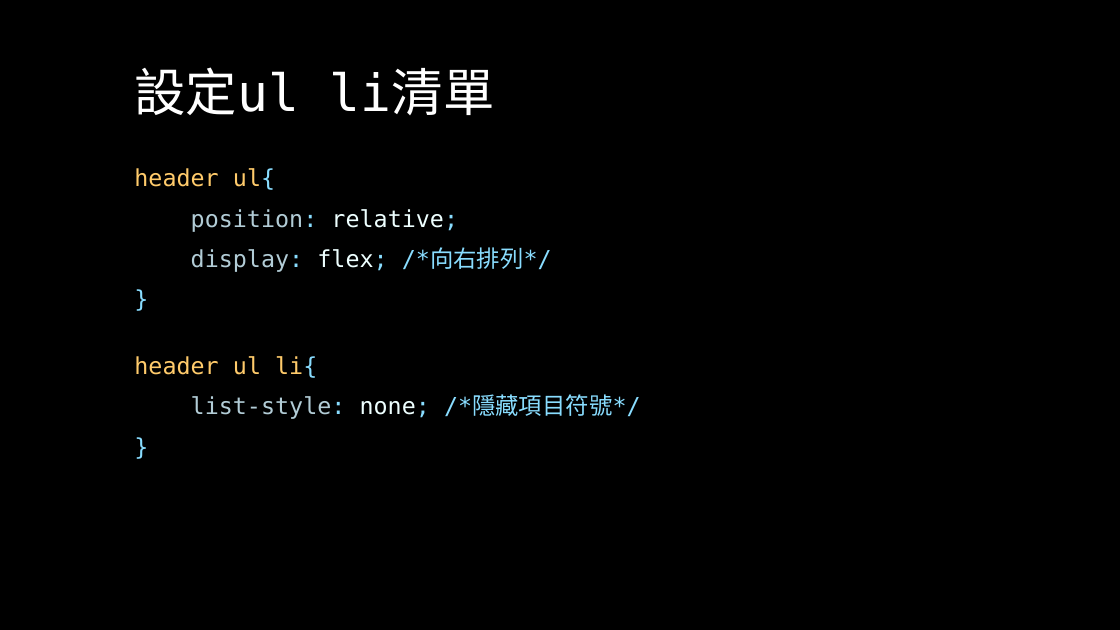
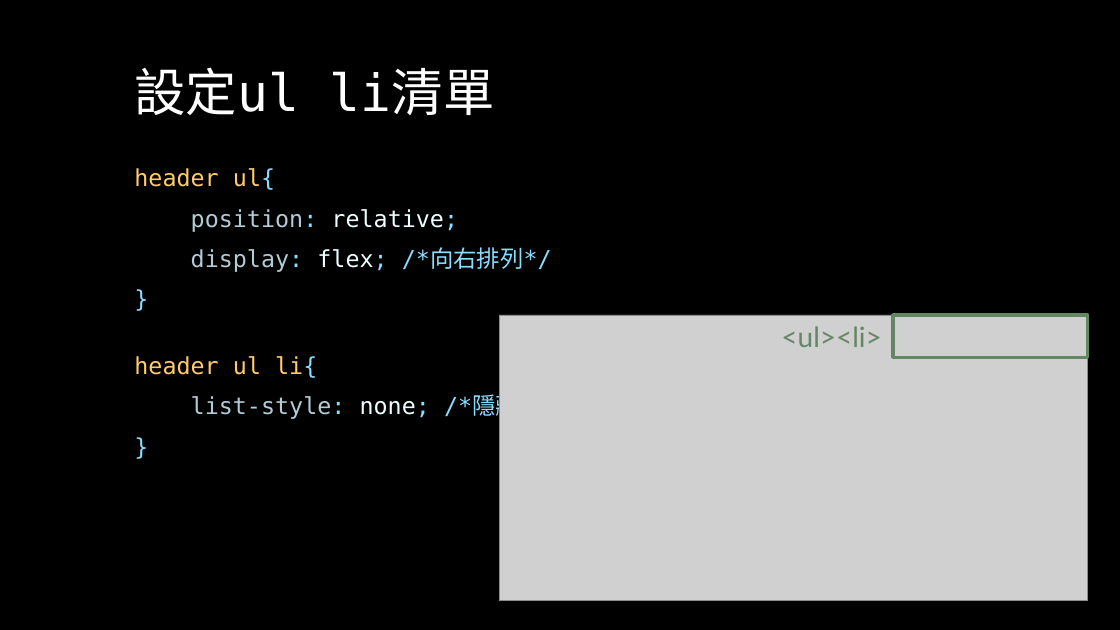
Before and after one commit to Alicexdcw/FrontEndTutorial, a slide deck: slide 22 of HTML & CSS & Javascript - starbuck.pptx. Drawn at 1120x630 pixels with LibreOffice and Linux fonts; fonts in the diff are those of the drawing; grey boxes stand for pictures. Boxes give left, top, right and bottom in pixels: in the first picture for what was removed or moved away, otherwise in the second. Text is boxed around its words. In the diff, an @@ line names an element or a change of style, - is before the commit and + after.

```diff
--- a/HTML & CSS & Javascript - starbuck.pptx
+++ b/HTML & CSS & Javascript - starbuck.pptx
@@ picture added at [499,315,1087,601] @@
@@ text added at [781,326,881,347], 24 pt, text #638764 @@
+<ul><li>
@@ rectangle added at [893,315,1088,357], outline #638764 3 pt @@
```
Also in this commit, not shown: 6 other slides changed, 1 slide added, 1 slide removed, 11 other files.
